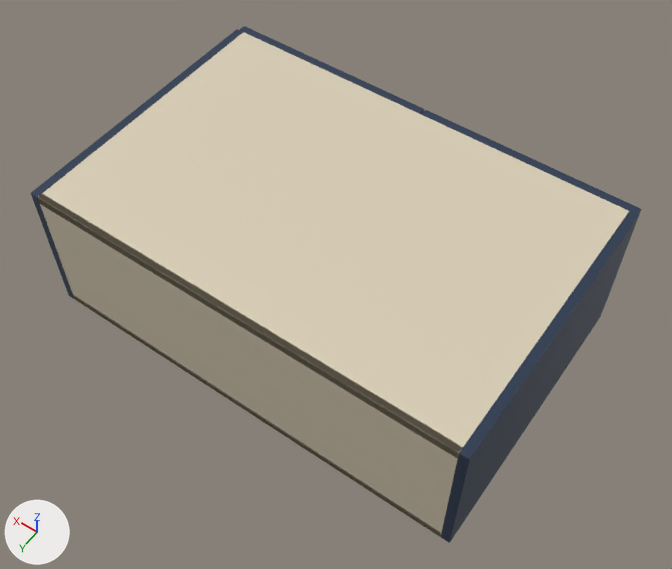
The glTF model storefront/public/cabinet-inventory/models/oppein-ply-bss-w361224.glb: old version first, new version second.
The view is the same before and after, from a 50 mm lens placed at (-0.211, 0.628, 1.527), pointed at (0.43, -0.269, 0.118). The lights are fixed; the arrows at lower left show +X, +Y and +Z. The picture after the commit comes second. Where no turn or scale is listed for an object, it has been applied to the vertices.

Names of what the first picture shows: 'Cabinet back', 'Cabinet bottom', 'Cabinet side', 'Cabinet side.001', 'Cabinet top', 'Door', 'Door.001'.
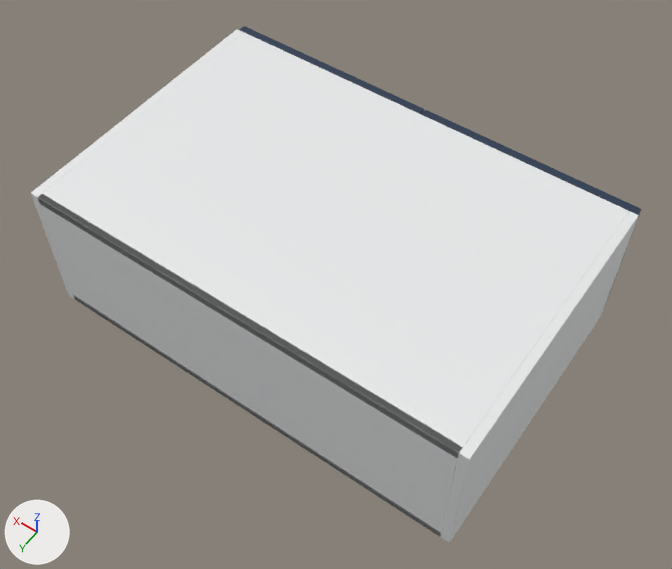
The edits, one by one:
Material 'White cabinet carcass' (mat_white_cabinet_carcass) is new.
Its base color is (0.82, 0.83, 0.835) (white #eaebec).
Its roughness is 0.48.
me_cube_002 has 56 vertices, 108 faces and spans x -0.439..0.439, y -0.006..0.006, z -0.152..0.152.
me_cube_002 no longer uses material mat_cabinet_interior___visual_interpretation (beige #daceb6).
me_cube_002 gains material mat_white_cabinet_carcass (white #eaebec).
me_cube_003 has 56 vertices, 108 faces and spans x -0.439..0.439, y -0.293..0.293, z -0.009..0.009.
me_cube_003 no longer uses material mat_cabinet_interior___visual_interpretation (beige #daceb6).
me_cube_003 gains material mat_white_cabinet_carcass (white #eaebec).
me_cube has 56 vertices, 108 faces and spans x -0.009..0.009, y -0.293..0.293, z -0.152..0.152.
me_cube no longer uses material mat_supplier_finish___blue_single_shaker (dark blue #24364f).
me_cube gains material mat_white_cabinet_carcass (white #eaebec).
me_cube_001 has 56 vertices, 108 faces and spans x -0.009..0.009, y -0.293..0.293, z -0.152..0.152.
me_cube_001 no longer uses material mat_supplier_finish___blue_single_shaker (dark blue #24364f).
me_cube_001 gains material mat_white_cabinet_carcass (white #eaebec).
me_cube_004 has 56 vertices, 108 faces and spans x -0.439..0.439, y -0.293..0.293, z -0.009..0.009.
me_cube_004 no longer uses material mat_cabinet_interior___visual_interpretation (beige #daceb6).
me_cube_004 gains material mat_white_cabinet_carcass (white #eaebec).

Pixel boxes (x1, y1, x2, y2) of what changed, in the pictures (672 x 569 px):
'Cabinet top', recoloured (beige to white)
    both: (38, 32, 629, 458)
'Cabinet back', recoloured (beige to white)
    both: (38, 194, 463, 537)
'Cabinet side', recoloured (lighter)
    both: (441, 211, 639, 543)
'Cabinet side.001', recoloured
    both: (31, 29, 243, 299)
'Cabinet bottom', recoloured
    both: (73, 295, 441, 537)
